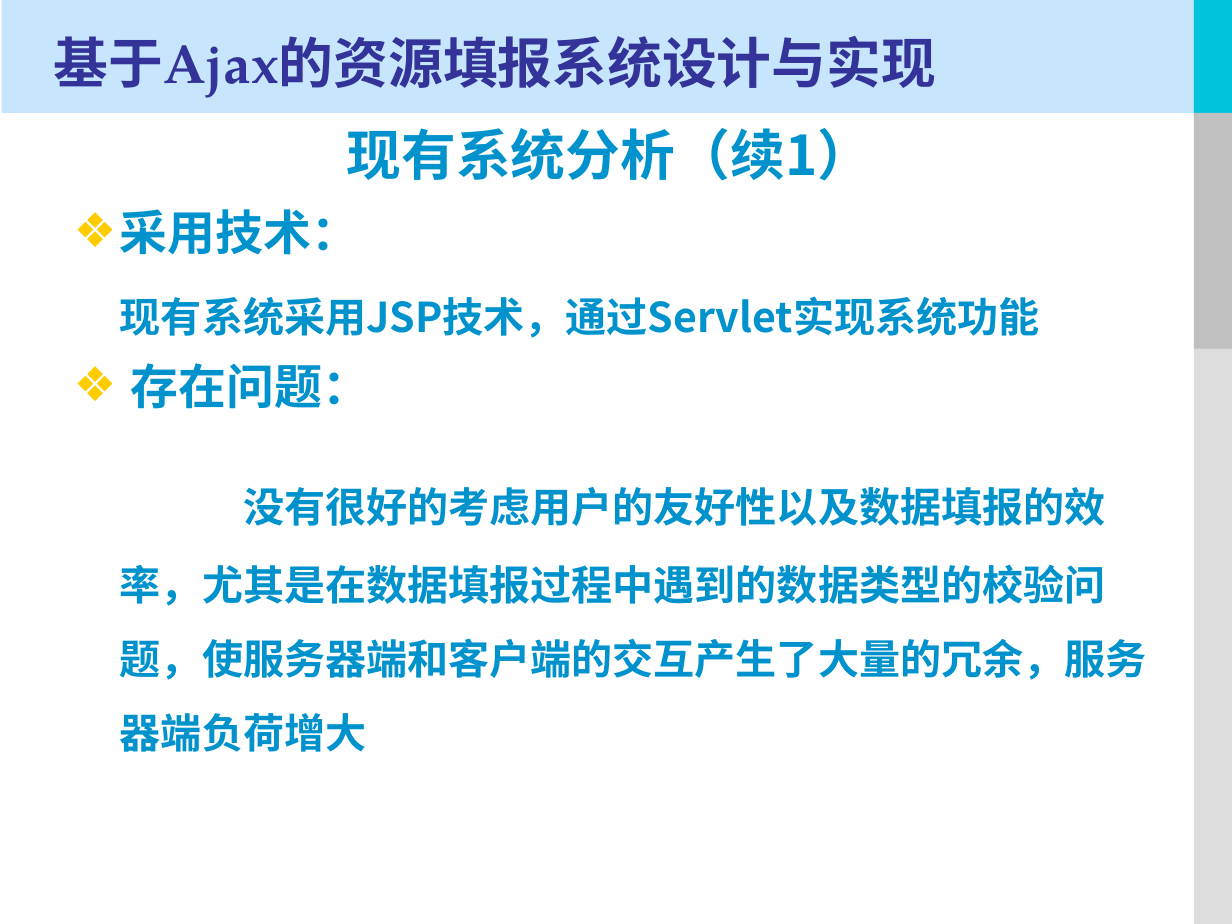
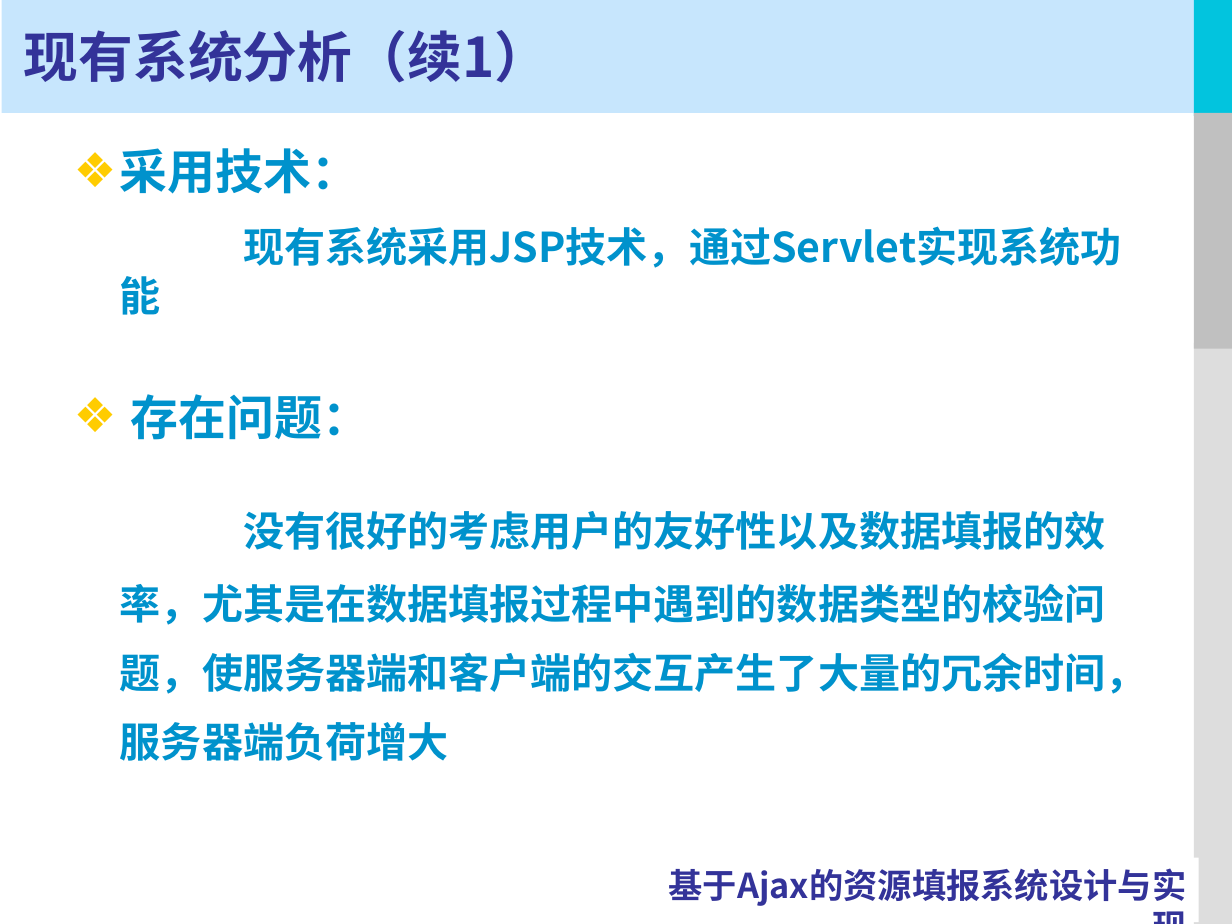
Before and after one commit to ruikaka16/resourcesystem, a slide deck: slide 5 of buaa/project/doc/毕设答辩.ppt. Drawn at 1232x924 pixels with LibreOffice and Linux fonts; fonts in the diff are those of the drawing. Boxes give left, top, right and bottom in pixels: in the first picture for what was removed or moved away, otherwise in the second. Text is boxed around its words. In the diff, an @@ line names an element or a change of style, - is before the commit and + after.

```diff
--- a/buaa/project/doc/毕设答辩.ppt
+++ b/buaa/project/doc/毕设答辩.ppt
@@ title "现有系统分析（续1）": place and size @@
-title "现有系统分析（续1）" at bbox=[347, 128, 873, 181]
+title "现有系统分析（续1）" at bbox=[24, 30, 550, 83]
@@ title "现有系统分析（续1）" at bbox=[24, 30, 550, 83]: text colour #0092CC to #333399; alignment centre to left; vertical alignment top to middle @@
@@ title removed at bbox=[53, 36, 936, 97] @@
-基于Ajax的资源填报系统设计与实现
@@ text "采用技术：": place and size @@
-text "采用技术：" at bbox=[120, 209, 1147, 752]
+text "采用技术：" at bbox=[120, 148, 1147, 761]
@@ text at bbox=[243, 226, 1122, 268]: line spacing 1 to 0.9 @@
@@ text at bbox=[120, 511, 1147, 761]: text changed @@
-没有很好的考虑用户的友好性以及数据填报的效率，尤其是在数据填报过程中遇到的数据类型的校验问题，使服务器端和客户端的交互产生了大量的冗余，服务器端负荷增大
+没有很好的考虑用户的友好性以及数据填报的效率，尤其是在数据填报过程中遇到的数据类型的校验问题，使服务器端和客户端的交互产生了大量的冗余时间，服务器端负荷增大
@@ text added at bbox=[669, 868, 1187, 906], 20 pt, text #333399, bold @@
+基于Ajax的资源填报系统设计与实现
```
Also in this commit, not shown: 5 other slides changed, 21 slides added, 12 slides removed, 1 other file.
